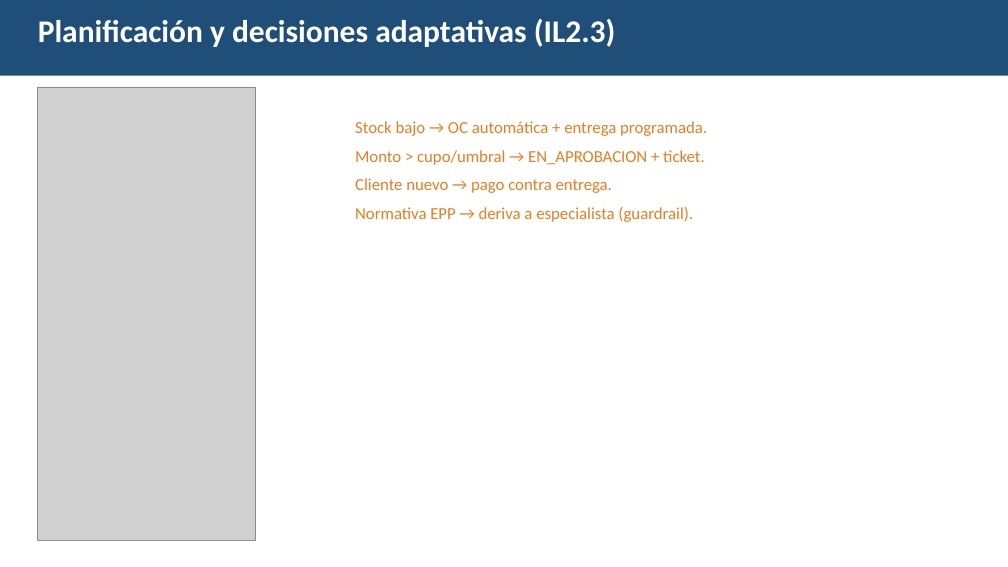
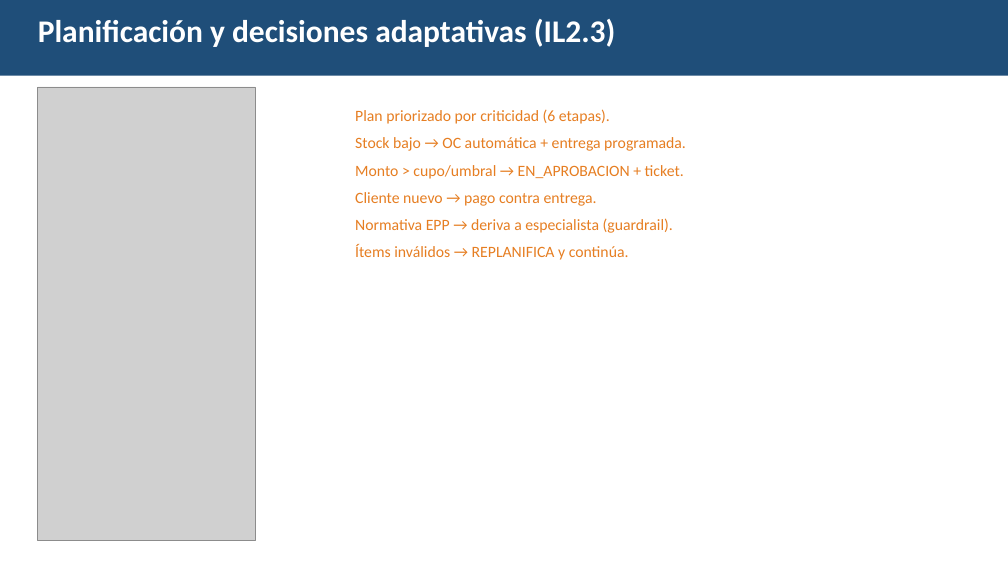
Before and after one commit to jghleo/Ferrandes_Agente_EP2, a slide deck: slide 8 of presentacion/Presentacion_EP2_Ferrandes.pptx (slide 7 before the commit). Drawn at 1008x567 pixels with LibreOffice and Linux fonts; fonts in the diff are those of the drawing; grey boxes stand for pictures. Boxes give left, top, right and bottom in pixels: in the first picture for what was removed or moved away, otherwise in the second. Text is boxed around its words. In the diff, an @@ line names an element or a change of style, - is before the commit and + after.

Commit message:
EP2: retriever semantico TF-IDF con metricas (IE4), replanificacion y priorizacion en el planificador (IE5), 38 pruebas y 11 escenarios de demo
- src/buscar_contexto.py: similitud coseno TF-IDF + normalizacion morfologica,
  embeddings densos opcionales y evaluar_recuperacion() (hit-rate@k, MRR).
- src/planificador.py: criticidad + priorizar() y replanificacion ante items
  invalidos (descarta y continua) con decision REPLANIFICACION.
- src/herramientas/escritura.py: parser tolerante (_parse_items_tolerante).
- tests: test_recuperacion.py + pruebas de replanificacion/priorizacion (29 -> 38).
- scripts/demo.py: escenarios de error/entrada ambigua y metricas del retriever (9 -> 11).
- Presentacion: PPT 10 -> 13 slides (metricas IE4, justificacion IE9, retos).
- README, informe (docx/md), guion y notebook Colab actualizados.

```diff
--- a/presentacion/Presentacion_EP2_Ferrandes.pptx
+++ b/presentacion/Presentacion_EP2_Ferrandes.pptx
@@ text "Plan priorizado por criticidad (6 ...": place and size @@
-text "Plan priorizado por criticidad (6 ..." at [355,121,707,222]
+text "Plan priorizado por criticidad (6 ..." at [355,109,686,260]
@@ text at [355,109,610,124]: paragraph added @@
+Plan priorizado por criticidad (6 etapas).
@@ text at [355,137,686,233]: size 16 to 15 pt in "Stock bajo → OC automática + entrega ...", "Monto > cupo/umbral → EN_APROBACION + ticket.", "Cliente nuevo → pago contra entrega.", "Normativa EPP → deriva a especialista (guardrail)." @@
@@ text at [355,244,629,260]: paragraph added @@
+Ítems inválidos → REPLANIFICA y continúa.
```
Also in this commit, not shown: 4 other slides changed, 3 slides added, 18 other files.
